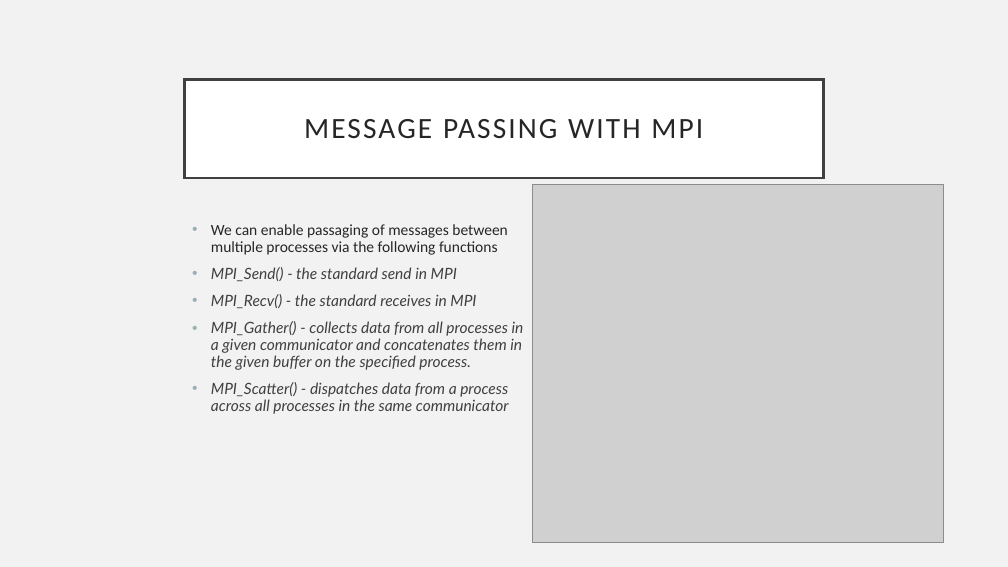
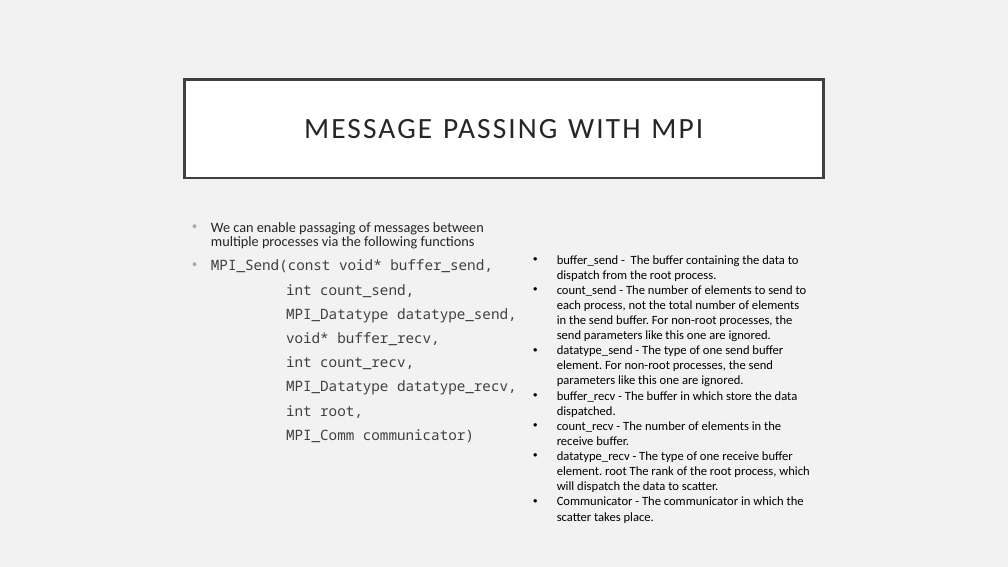
Before and after one commit to Andrewpensoneault/Intro-Parallel-Computing, a slide deck: slide 9 of Lectures/Lecture 3/lecture3.pptx. Drawn at 1008x567 pixels with LibreOffice and Linux fonts; fonts in the diff are those of the drawing; grey boxes stand for pictures. Boxes give left, top, right and bottom in pixels: in the first picture for what was removed or moved away, otherwise in the second. Text is boxed around its words. In the diff, an @@ line names an element or a change of style, - is before the commit and + after.

Commit message:
added scatter and gather materials

```diff
--- a/Lectures/Lecture 3/lecture3.pptx
+++ b/Lectures/Lecture 3/lecture3.pptx
@@ picture removed at <box>533,185,944,543</box> @@
@@ text at <box>211,222,484,249</box>: size 14.8 to 13.6 pt in "We can enable passaging of messages between ..."; line spacing 0.9 to 0.8 @@
@@ text at <box>211,259,517,443</box>: text changed; size 14.8 to 13.6 pt; font Lato to Noto Sans Mono; italic off @@
-• MPI_Send() - the standard send in MPI
-• MPI_Recv() - the standard receives in MPI
-• MPI_Gather() - collects data from all processes in a given communicator and concatenates them in the given buffer on the specified process.
-• MPI_Scatter() - dispatches data from a process across all processes in the same communicator
+• MPI_Send(const void* buffer_send,
+int count_send,
+MPI_Datatype datatype_send,
+void* buffer_recv,
+int count_recv,
+MPI_Datatype datatype_recv,
+int root,
+MPI_Comm communicator)
@@ text added at <box>557,255,809,523</box>, 12 pt, text #000000 @@
+• buffer_send - The buffer containing the data to dispatch from the root process.
+• count_send - The number of elements to send to each process, not the total number of elements in the send buffer. For non-root processes, the send parameters like this one are ignored.
+• datatype_send - The type of one send buffer element. For non-root processes, the send parameters like this one are ignored.
+• buffer_recv - The buffer in which store the data dispatched.
+• count_recv - The number of elements in the receive buffer.
+• datatype_recv - The type of one receive buffer element. root The rank of the root process, which will dispatch the data to scatter.
+• Communicator - The communicator in which the scatter takes place.
```
Also in this commit, not shown: 2 other slides changed, 6 slides added, 3 other files.
